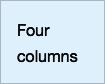
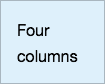
Layered file, before and after one edit (105×84). Changes by layer:
removed layer "black" over [17, 24, 78, 63]
removed group "container" (2 layers) over [17, 24, 78, 63]
moved "Four columns" out of group "container", painted on it over [17, 24, 78, 63]
moved "panel" out of group "container" over [17, 24, 78, 63]
removed layer "primary" over [17, 24, 78, 63]
added layer "bg" over [17, 24, 78, 63]
